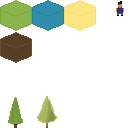
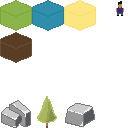
Before/after of a w=128, h=128 layered artwork. What changed in the layer stack:
renamed "3720.jpg" to "Tile 2", showed it, moved it above "Tile 1", painted on it over [1, 97, 95, 128]
painted on "Tile 0" over [1, 97, 31, 128]
